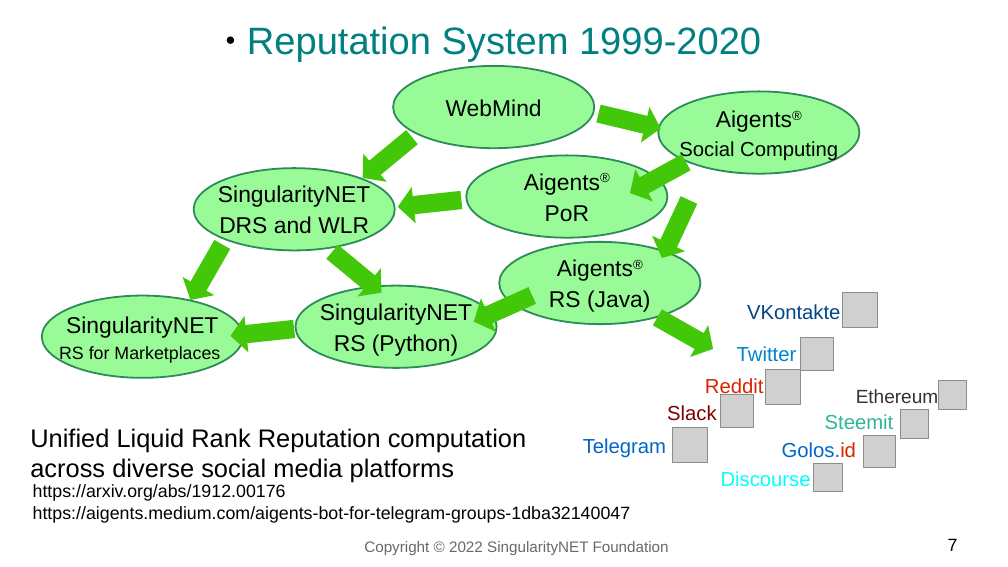
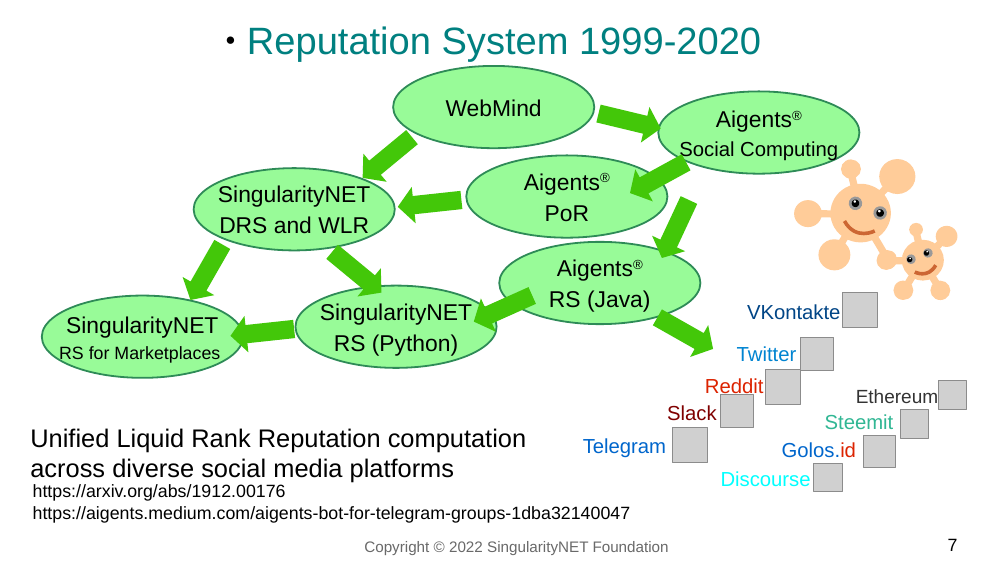
Before and after one commit to singnet/reputation, a slide deck: slide 7 of doc/reputation-systems-1999-2022.odp. Drawn at 1008x567 pixels with LibreOffice and Linux fonts; fonts in the diff are those of the drawing; grey boxes stand for pictures. Boxes give left, top, right and bottom in pixels: in the first picture for what was removed or moved away, otherwise in the second. Text is boxed around its words. In the diff, an @@ line names an element or a change of style, - is before the commit and + after.

```diff
--- a/doc/reputation-systems-1999-2022.odp
+++ b/doc/reputation-systems-1999-2022.odp
@@ group added at [795, 159, 958, 300]: 24 ellipses, 10 lines, 2 freeform shapes @@
```
Also in this commit, not shown: 5 other slides changed, 1 other file.
